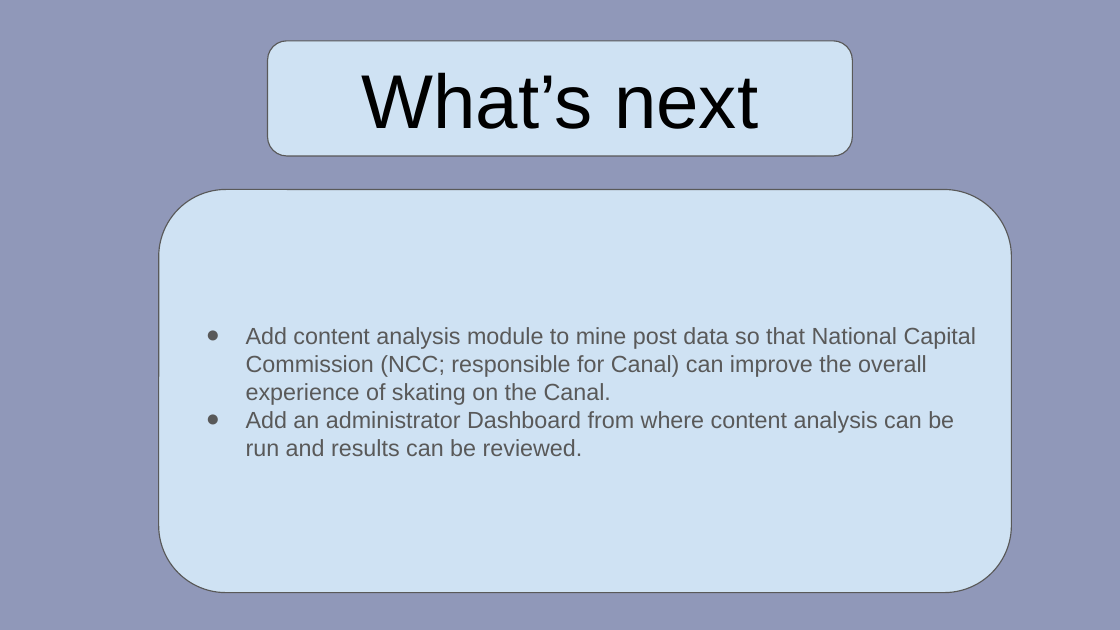
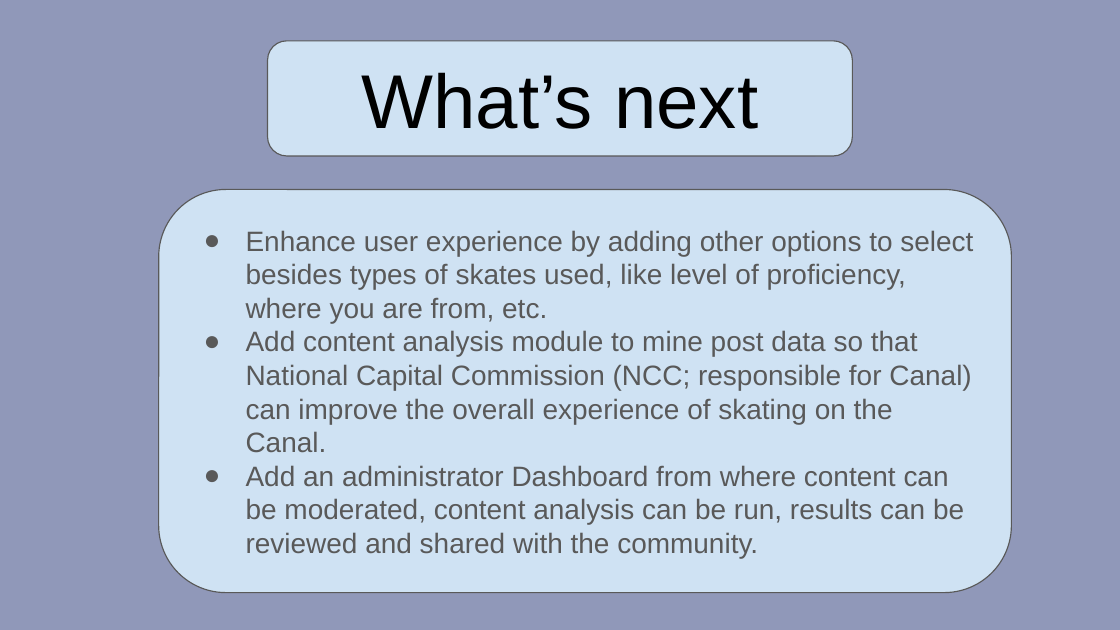
Before and after one commit to WardVanlaar/lord-of-the-rinks, a slide deck: slide 8 of assets/Project#2.pptx. Drawn at 1120x630 pixels with LibreOffice and Linux fonts; fonts in the diff are those of the drawing. Boxes give left, top, right and bottom in pixels: in the first picture for what was removed or moved away, otherwise in the second. Text is boxed around its words. In the diff, an @@ line names an element or a change of style, - is before the commit and + after.

```diff
--- a/assets/Project#2.pptx
+++ b/assets/Project#2.pptx
@@ text in rounded rectangle at (246, 230, 973, 323): paragraph added @@
+● Enhance user experience by adding other options to select besides types of skates used, like level of proficiency, where you are from, etc.
@@ text in rounded rectangle at (246, 330, 971, 453): size 15 to 18 pt in "Add content analysis module to mine post ..."; indent changed @@
@@ text in rounded rectangle at (246, 465, 964, 558): text changed; size 15 to 18 pt @@
-● Add an administrator Dashboard from where content analysis can be run and results can be reviewed.
+● Add an administrator Dashboard from where content can be moderated, content analysis can be run, results can be reviewed and shared with the community.
```
Also in this commit, not shown: 2 other slides changed, 1 slide added, 1 slide removed, 3 other files.
